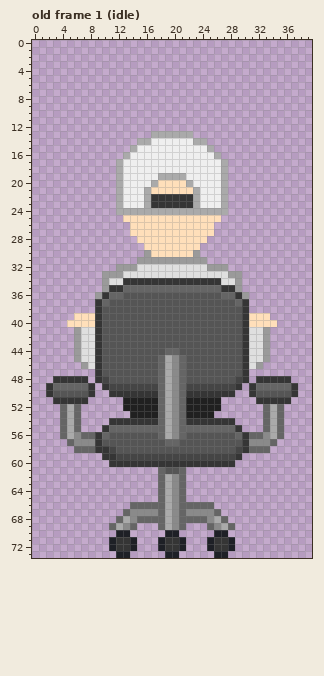
One commit to this pixel-art file: art/character.aseprite. The first picture shows the starting point.
40x74 pixels, 2 frames. Colours within 5 levels of each other are drawn and written as one. Shown: old frame 1 (idle). The commit also changed other frames, which this record leaves out.
New version:
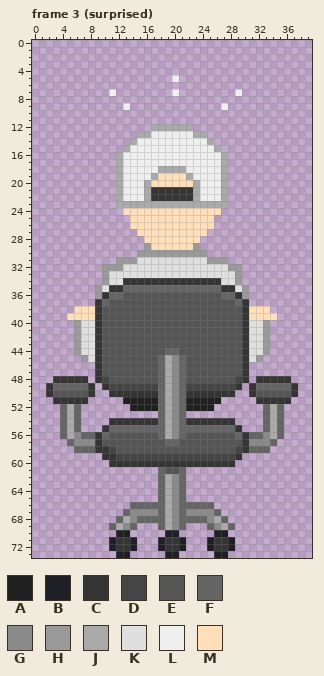
Palette (. is transparent): A #202020  B #1e2026  C #353535  D #454545  E #555555  F #656565  G #8a8a8a  H #9a9a9a  J #aaaaaa  K #dfdfdf  L #efefef  M #ffdfba
A new or re-ordered frame is compared with the old frame closest to it.
What changed:
frames 2 -> 6
--- frame 3 (surprised) is new; against old frame 1 (idle), layers "hat", "character"
@@ x 0..39 @@
  4 ........................................
- 5 ........................................
+ 5 ....................L...................
  6 ........................................
- 7 ........................................
+ 7 ...........L........L........L..........
  8 ........................................
- 9 ........................................
+ 9 .............L.............L............
 10 ........................................
 11 ........................................
-12 ........................................
-13 .................JJJJJJ.................
-14 ...............JJLLLLLLJJ...............
-15 ..............JLLLLLLLLLLJ..............
-16 .............JLLLLLLLLLLLLJ.............
+12 .................JJJJJJ.................
+13 ...............JJLLLLLLJJ...............
+14 ..............JLLLLLLLLLLJ..............
+15 .............JLLLLLLLLLLLLJ.............
+16 ............JLLLLLLLLLLLLLLJ............
 17 ............JLLLLLLLLLLLLLLJ............
-18 ............JLLLLLLLLLLLLLLJ............
-19 ............JLLLLLJJJJLLLLLJ............
-20 ............JLLLLJMMMMJLLLLJ............
-21 ............JLLLJMMMMMMJLLLJ............
+18 ............JLLLLLJJJJLLLLLJ............
+19 ............JLLLLJMMMMJLLLLJ............
+20 ............JLLLJMMMMMMJLLLJ............
+21 ............JLLLJCCCCCCJLLLJ............
 22 ............JLLLJCCCCCCJLLLJ............
-23 ............JLLLJCCCCCCJLLLJ............
-24 ............JJJJJJJJJJJJJJJJ............
-25 .............MMMMMMMMMMMMMM.............
+23 ............JJJJJJJJJJJJJJJJ............
+24 .............MMMMMMMMMMMMMM.............
+25 ..............MMMMMMMMMMMM..............
 26 ..............MMMMMMMMMMMM..............
-27 ..............MMMMMMMMMMMM..............
-28 ...............MMMMMMMMMM...............
-29 ................MMMMMMMM................
-30 ................HMMMMMMH................
-31 ...............HHHHHHHHHH...............
-32 ............HHHKKKKKKKKKKHHH............
-33 ..........HHHKKKKKKKKKKKKKKKHH..........
+27 ...............MMMMMMMMMM...............
+28 ................MMMMMMMM................
+29 ................HMMMMMMH................
+30 ...............HHHHHHHHHH...............
+31 ............HHHKKKKKKKKKKHHH............
+32 ..........HHHKKKKKKKKKKKKKKKHH..........
+33 ..........HKKKKKKKKKKKKKKKKKKH..........
 34 ..........HKKCCCCCCCCCCCCCCKKH..........
-35 ..........HCCFFFFFFFFFFFFFFCCH..........
+35 .........HKCCFFFFFFFFFFFFFFCCKH.........
 36 .........HCFFEEEEEEEEEEEEEEFFCH.........
 37 .........CFEEEEEEEEEEEEEEEEEEFC.........
-38 .........CEEEEEEEEEEEEEEEEEEEEC.........
-39 ......MMMCEEEEEEEEEEEEEEEEEEEECMMM......
-40 .....MMMMCEEEEEEEEEEEEEEEEEEEECMMMM.....
+38 ......MMMCEEEEEEEEEEEEEEEEEEEECMMM......
+39 .....MMMMCEEEEEEEEEEEEEEEEEEEECMMMM.....
+40 ......HKKCEEEEEEEEEEEEEEEEEEEECKKH......
 41 ......HKKCEEEEEEEEEEEEEEEEEEEECKKH......
@@ x 0..39 @@
 44 ......HKKCEEEEEEEEEFFEEEEEEEEECKKH......
-45 ......HKKCEEEEEEEEFJGFEEEEEEEECKKH......
-46 .......HKCEEEEEEEEFJGFEEEEEEEECKH.......
+45 .......HKCEEEEEEEEFJGFEEEEEEEECKH.......
+46 .........CEEEEEEEEFJGFEEEEEEEEC.........
 47 .........CEEEEEEEEFJGFEEEEEEEEC.........
@@ x 11..28 @@
 51 ..AAAAAFJGFAAAAA..
-52 ..AAAAAFJGFAAAAA..
-53 ...AAAAFJGFAAAA...
+52 ...AAAAFJGFAAAA...
+53 .......FJGF.......
 54 CCCCCCCFJGFCCCCCCC
Boxes around the changes in both pictures, in picture pixels (x1, y1, x2, y2):
changed: (67, 75, 277, 327)
changed: (74, 355, 95, 369)
changed: (249, 355, 270, 369)
erased: (123, 404, 158, 418)
erased: (186, 404, 221, 418)
